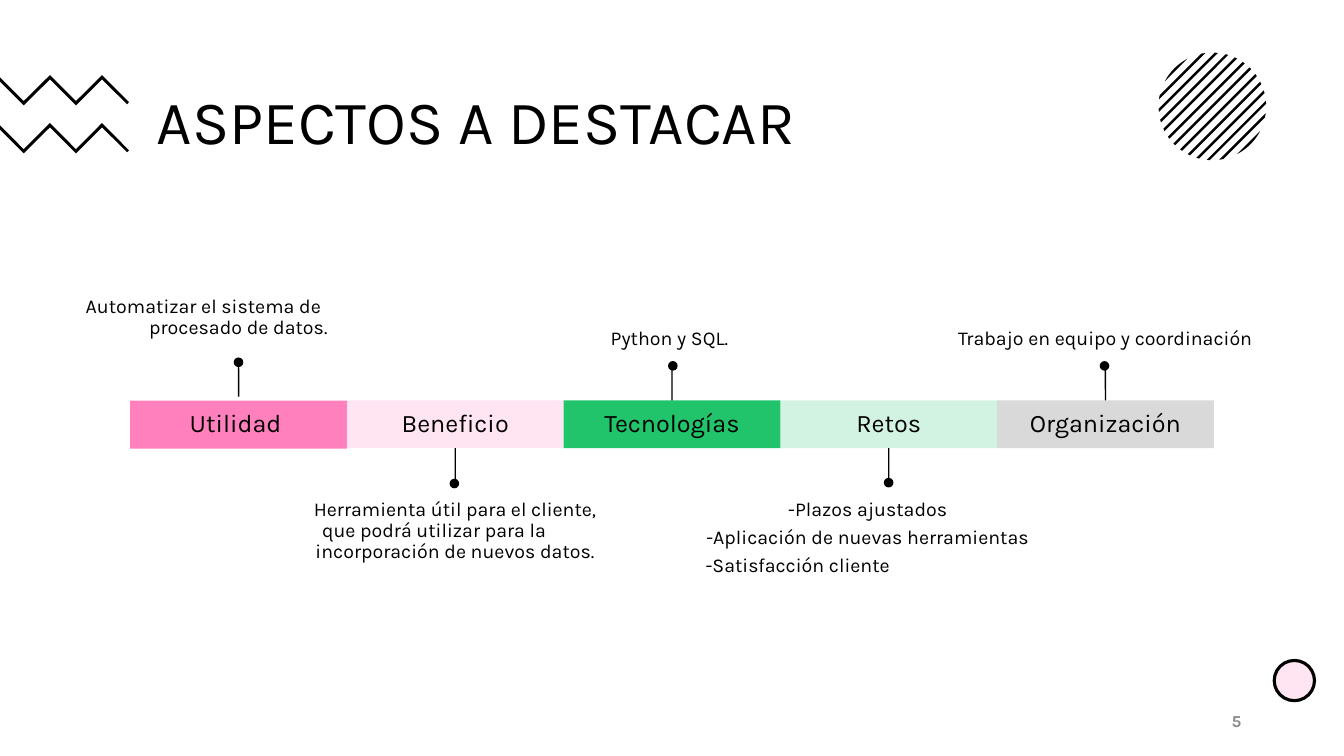
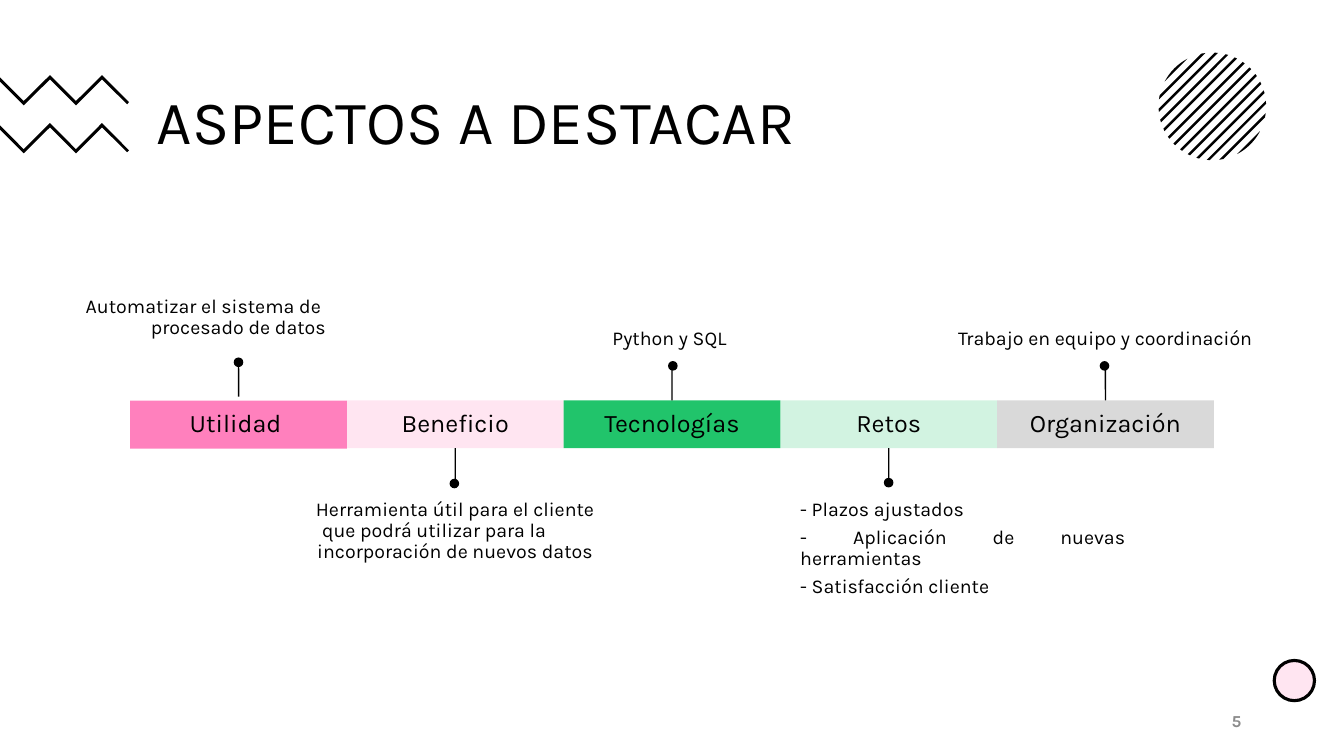
Before and after one commit to GriselleAlanis/promoE_modulo1_proyecto_equipo2_GriselleAndreaIreneVeronica, a slide deck: slide 5 of presentacion_demo/Proyecto_modulo_1.pptx. Drawn at 1344x756 pixels with LibreOffice and Linux fonts; fonts in the diff are those of the drawing. Boxes give left, top, right and bottom in pixels: in the first picture for what was removed or moved away, otherwise in the second. Text is boxed around its words. In the diff, an @@ line names an element or a change of style, - is before the commit and + after.

```diff
--- a/presentacion_demo/Proyecto_modulo_1.pptx
+++ b/presentacion_demo/Proyecto_modulo_1.pptx
@@ text at (86, 299, 326, 339): text changed @@
-Automatizar el sistema de procesado de datos.
+Automatizar el sistema de procesado de datos
@@ text at (612, 331, 727, 350): text changed @@
-Python y SQL.
+Python y SQL
@@ text at (316, 501, 594, 563): text changed @@
-Herramienta útil para el cliente, que podrá utilizar para la incorporación de nuevos datos.
+Herramienta útil para el cliente que podrá utilizar para la incorporación de nuevos datos
@@ text at (800, 502, 1015, 594): text changed @@
--Plazos ajustados
--Aplicación de nuevas herramientas
--Satisfacción cliente
+- Plazos ajustados
+- Aplicación de nuevas herramientas
+- Satisfacción cliente
```
Also in this commit, not shown: 1 other slide changed.
